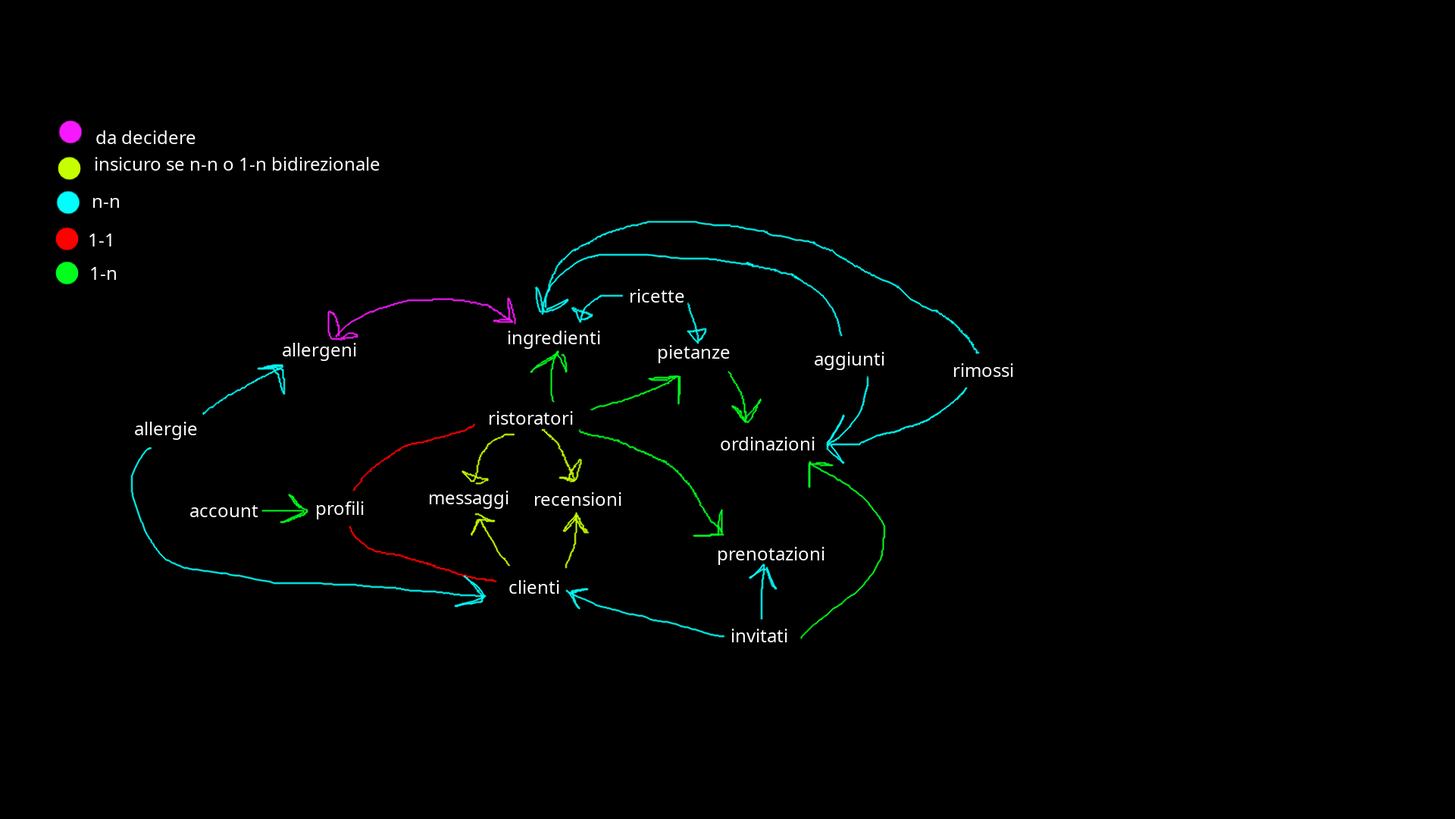
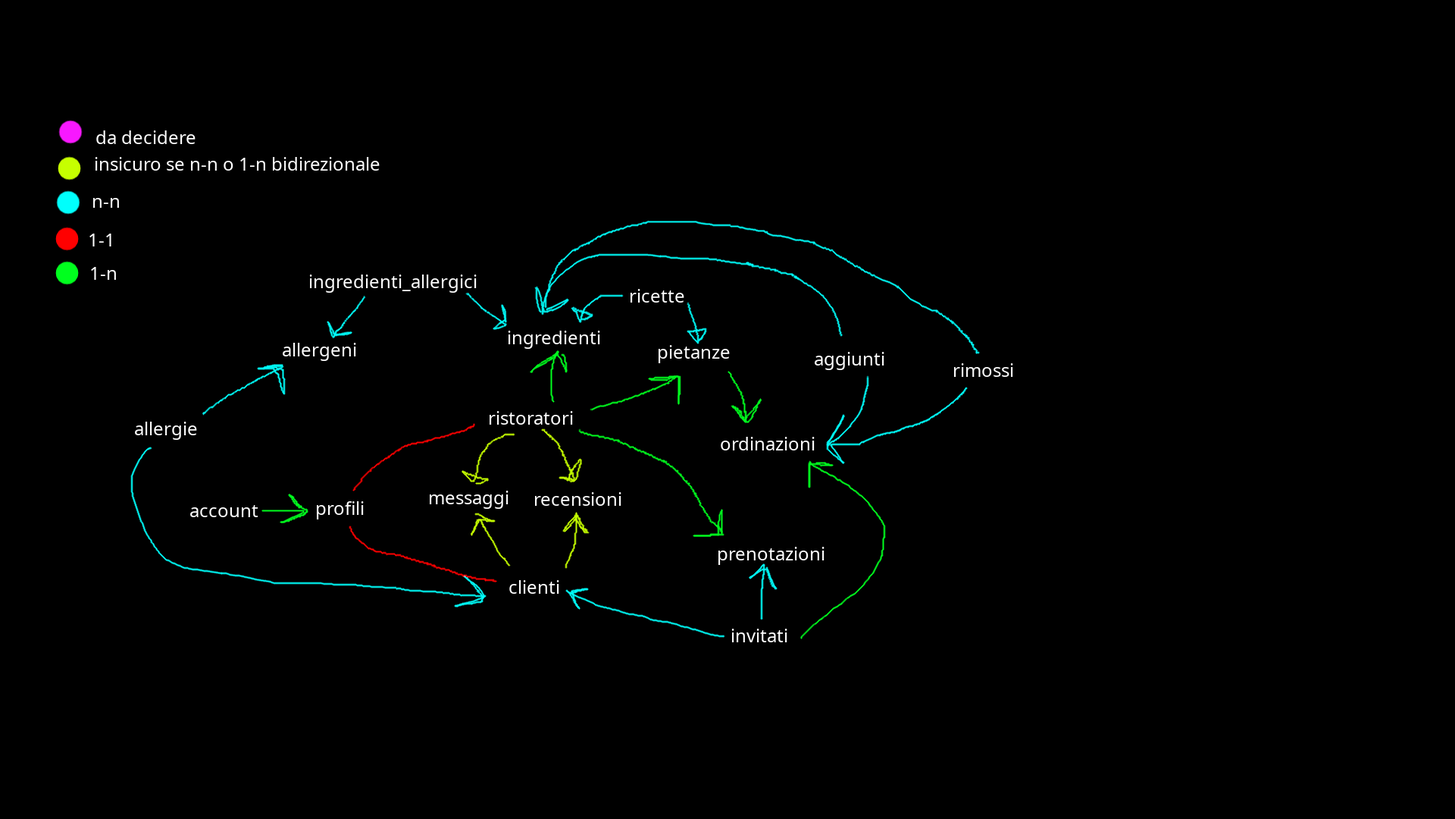
Layer changes from the first 1455px x 819px image to the second:
painted on "Livello #1" over [326, 291, 527, 342]
added layer "ingredienti_allergici" above "invitati" over [309, 274, 477, 293]
